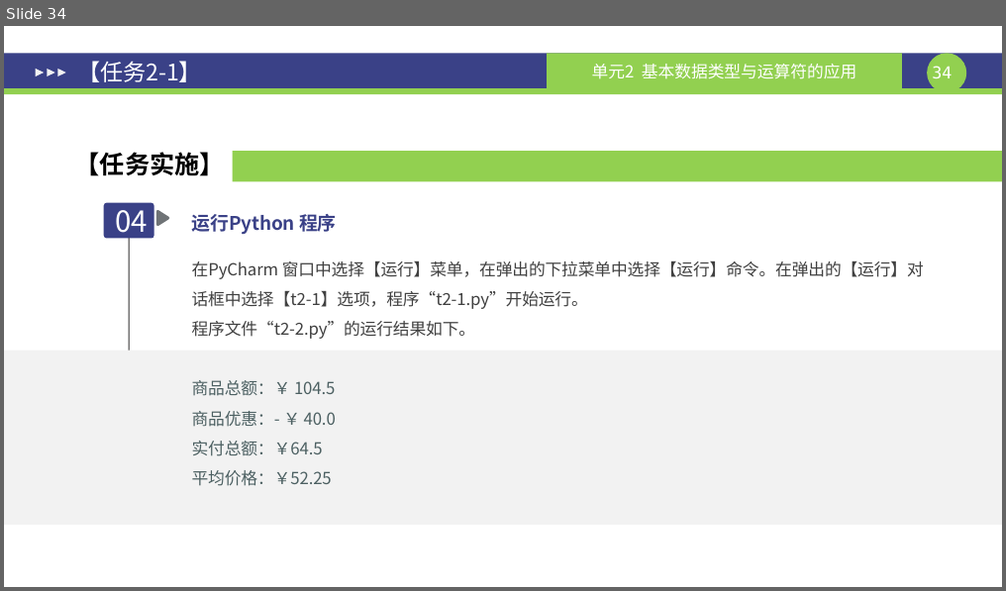
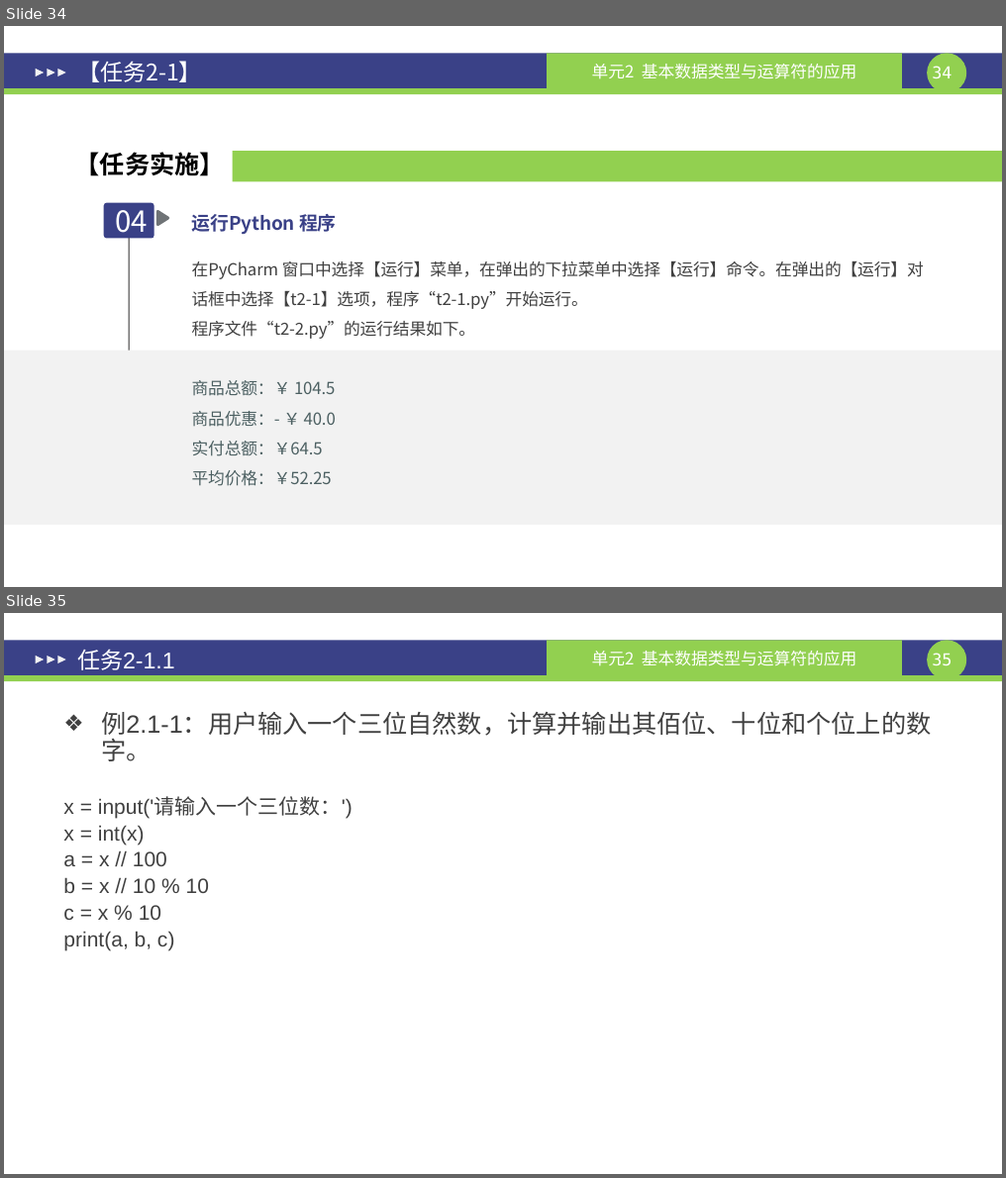
Before and after one commit to zeemeil/zeemeil.github.io, a slide deck: files/0328_week5_thursday_unit7.pptx. Shown one above the other, each under a label of ours: slide 34 before the commit, slides 34 and 35 after it. The pictures are 1006x591 and 1006x1178 pixels, drawn with LibreOffice and Linux fonts; fonts in the diff are those of the drawing. Boxes give left, top, right and bottom in pixels: in the first picture for what was removed or moved away, otherwise in the second. Text is boxed around its words. In the diff, an @@ line names an element or a change of style, - is before the commit and + after.

```diff
--- a/files/0328_week5_thursday_unit7.pptx
+++ b/files/0328_week5_thursday_unit7.pptx
@@ slide 35 added at box(4, 613, 1002, 1174), background #FFFFFF; not listed: 8 template elements that a slide beside it also shows @@
@@ title added at box(77, 649, 175, 670), 22 pt, text #FFFFFF @@
+任务2-1.1
@@ text added at box(63, 712, 931, 952), 20 pt, text #404040 @@
+❖ 例2.1-1：用户输入一个三位自然数，计算并输出其佰位、十位和个位上的数字。
+x = input('请输入一个三位数：')
+x = int(x)
+a = x // 100
+b = x // 10 % 10
+c = x % 10
+print(a, b, c)
```
Also in this commit, not shown: 1 slide changed, 1 other slide added, 2 other files.
